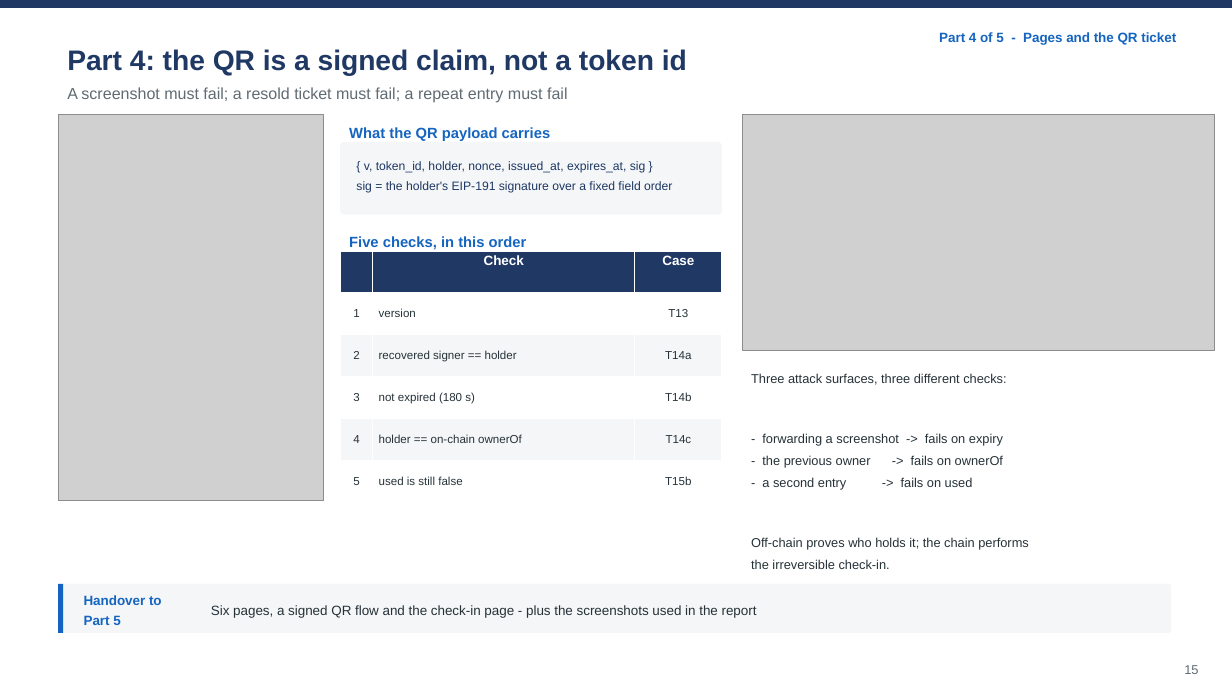
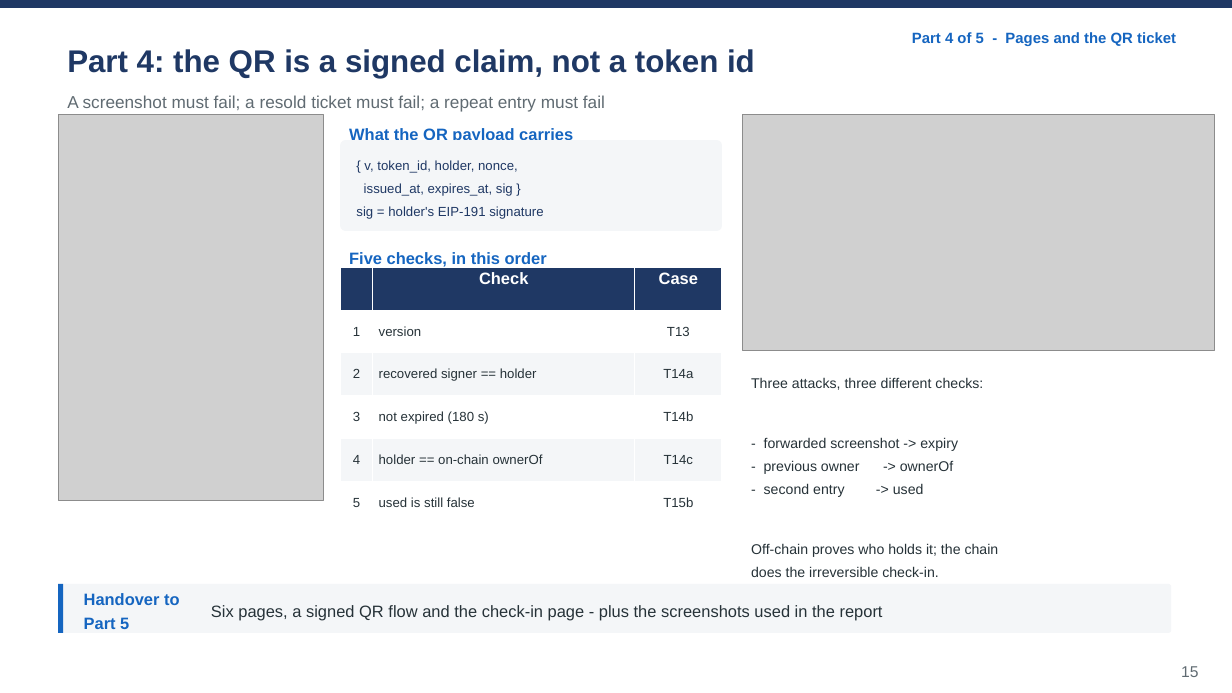
Before and after one commit to wangzai-dao/FTEC5520_AntiScalping, a slide deck: slide 15 of presentation/final_presentation.pptx. Drawn at 1232x693 pixels with LibreOffice and Linux fonts; fonts in the diff are those of the drawing; grey boxes stand for pictures. Boxes give left, top, right and bottom in pixels: in the first picture for what was removed or moved away, otherwise in the second. Text is boxed around its words. In the diff, an @@ line names an element or a change of style, - is before the commit and + after.

```diff
--- a/presentation/final_presentation.pptx
+++ b/presentation/final_presentation.pptx
@@ text "Part 4: the QR is ..." at (67,49,755,78): size 22 to 24.4 pt @@
@@ text "Part 4 of 5 - ...": place and size @@
-text "Part 4 of 5 - ..." at (939,32,1176,45)
+text "Part 4 of 5 - ..." at (912,32,1176,46)
@@ text "Part 4 of 5 - ..." at (912,32,1176,46): size 10.5 to 11.6 pt @@
@@ text "A screenshot must fail; a ...": place and size @@
-text "A screenshot must fail; a ..." at (67,87,567,103)
+text "A screenshot must fail; a ..." at (67,95,605,112)
@@ text "A screenshot must fail; a ..." at (67,95,605,112): size 12.5 to 13.4 pt @@
@@ text "What the QR payload carries" at (349,128,573,140): size 11.5 to 12.8 pt @@
@@ rounded rectangle: place and size @@
-rounded rectangle at (340,142,722,215)
+rounded rectangle at (340,140,722,231)
@@ text at (356,160,543,219): text changed; size 9.5 to 10.4 pt @@
-{ v, token_id, holder, nonce, issued_at, expires_at, sig }
-sig = the holder's EIP-191 signature over a fixed field order
+{ v, token_id, holder, nonce,
+issued_at, expires_at, sig }
+sig = holder's EIP-191 signature
@@ text "Five checks, in this order" at (349,252,547,267): size 11.5 to 12.8 pt @@
@@ text "Five checks, in this order": place and size @@
-text "Five checks, in this order" at (349,236,527,250)
+text "Five checks, in this order" at (349,252,547,267)
@@ table at (340,267,721,524) @@
@@ size 10.5 to 12.8 pt in "Check", "Case" @@
@@ size 9 to 10.4 pt @@
@@ table: place and size @@
-table at (340,251,721,503)
+table at (340,267,721,524)
@@ text at (751,378,999,577): text changed; size 10 to 11 pt @@
-Three attack surfaces, three different checks:
-- forwarding a screenshot -> fails on expiry
-- the previous owner -> fails on ownerOf
-- a second entry -> fails on used
-Off-chain proves who holds it; the chain performs
-the irreversible check-in.
+Three attacks, three different checks:
+- forwarded screenshot -> expiry
+- previous owner -> ownerOf
+- second entry -> used
+Off-chain proves who holds it; the chain
+does the irreversible check-in.
@@ text "Handover to Part 5" at (84,593,179,629): size 10.5 to 12.8 pt @@
@@ text "Six pages, a signed QR ..." at (211,605,883,621): size 10.5 to 12.8 pt @@
@@ text "15" at (1181,666,1198,677): size 10 to 12.2 pt @@
```
Also in this commit, not shown: 22 other slides changed, 2 other files.
